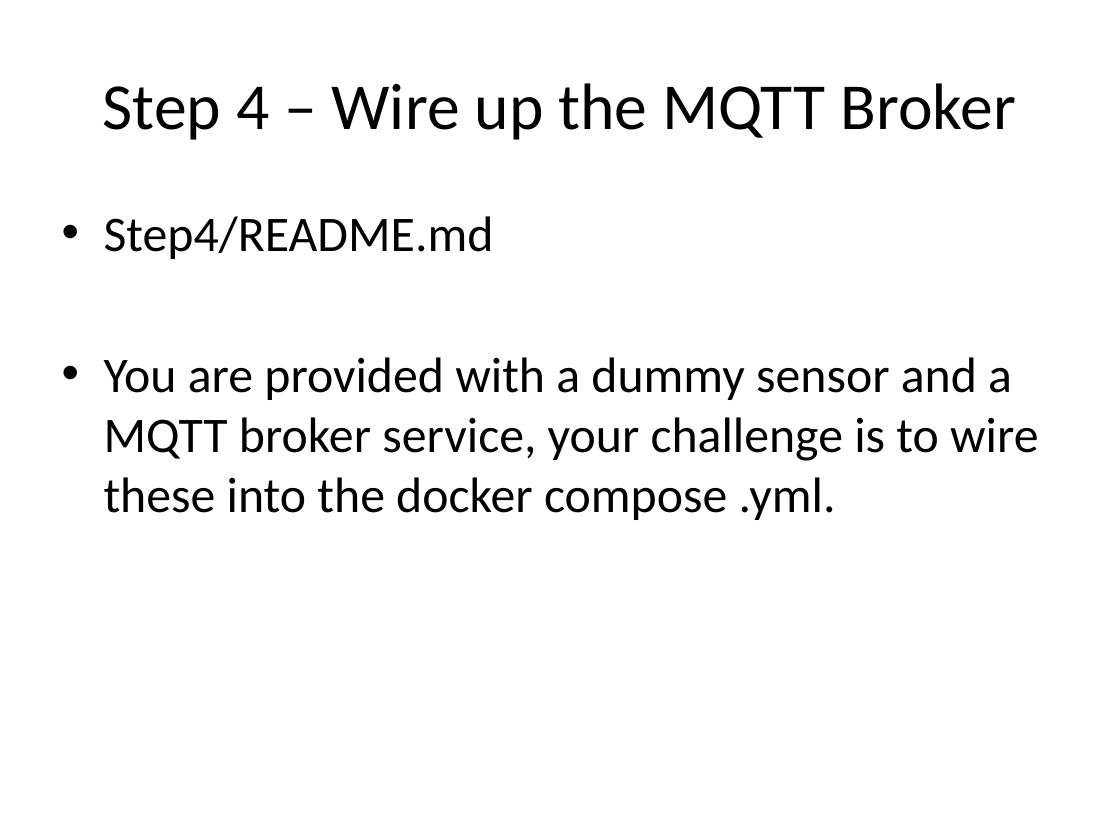
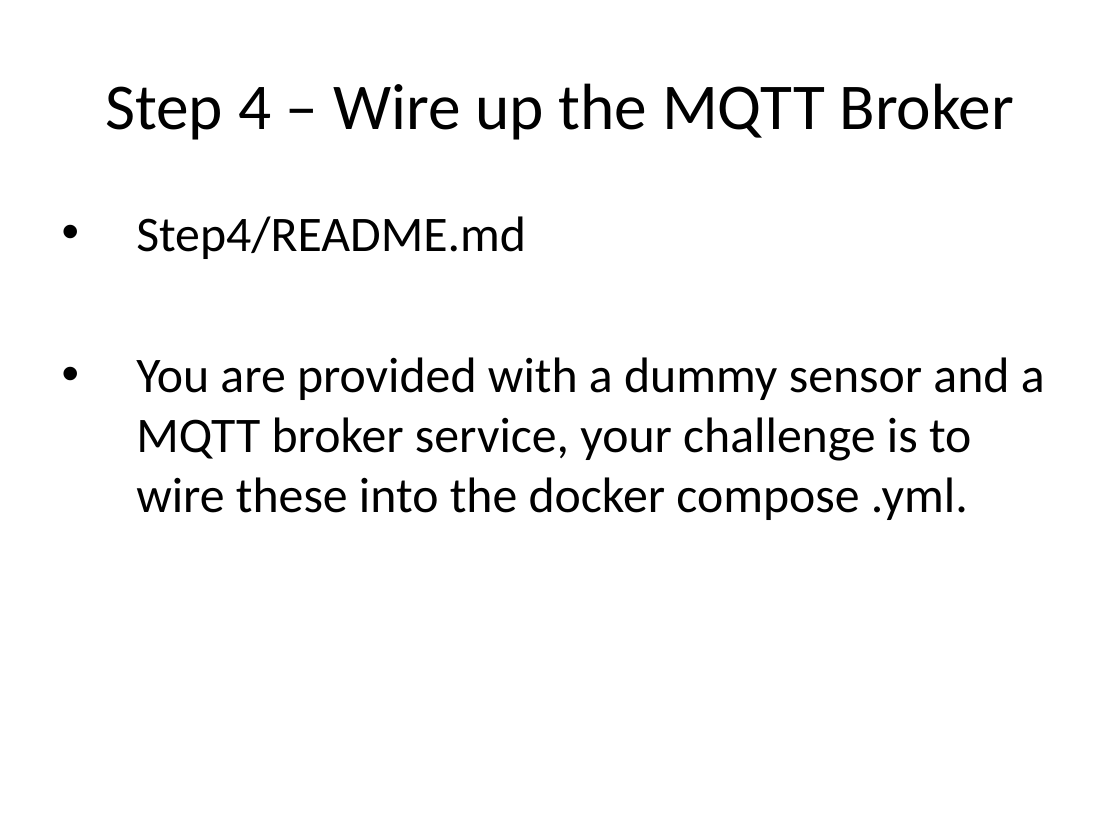
Before and after one commit to nearform/developing-microservices, a slide deck: slide 14 of presentation.pptx (slide 15 before the commit). Drawn at 1120x840 pixels with LibreOffice and Linux fonts; fonts in the diff are those of the drawing; background and template pictures are left out. Boxes give left, top, right and bottom in pixels: in the first picture for what was removed or moved away, otherwise in the second. Text is boxed around its words. In the diff, an @@ line names an element or a change of style, - is before the commit and + after.

```diff
--- a/presentation.pptx
+++ b/presentation.pptx
@@ title "Step 4 – Wire up ..." at [105, 83, 1014, 140]: size 42.2 to 42 pt @@
@@ text "Step4/README.md" at [136, 216, 1045, 520]: indent changed @@
```
Also in this commit, not shown: 13 other slides changed, 1 slide removed.
